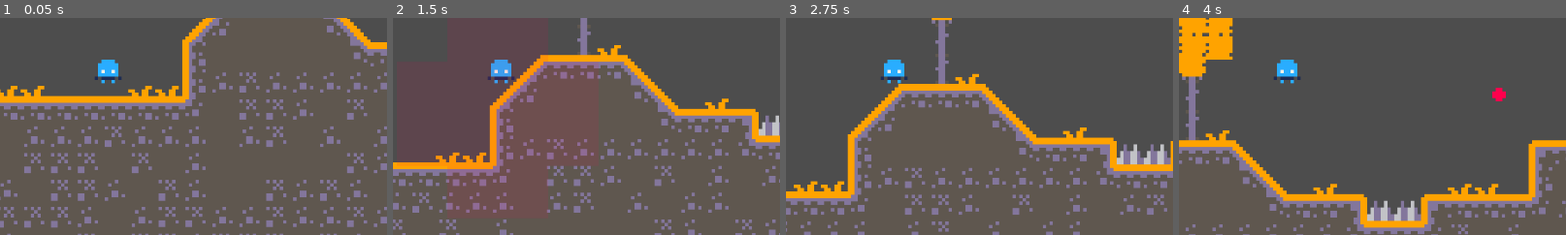
Above: before the commit, frames 1-4 (left to right).
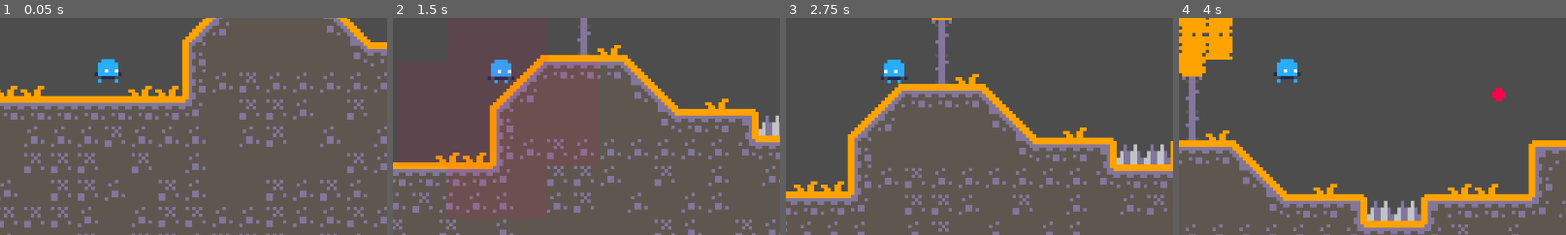
Above: after the commit, the same moments.

Repository: Mikulex/RocketJump
Game: Godot game, scene res://scenes/levels/level1.tscn
Same seed, same stepped clock (60 frames per second), same inputs: the game is played once before the commit and once after it.
Inputs (mouse positions are % of the whole screen's width and height, from its top left):
- Up to frame 1 (0.05 s): no input
- Up to frame 2 (1.5 s): tap Enter at 0.5 s; move the mouse to (72, 45) at 0.52 s; press the mouse at (72, 45) at 0.53 s; hold D (move_right) from 0.53 s (still down); tap W (move_up) at 0.77 s; move the mouse to (30, 55) at 1.27 s; release the mouse at (30, 55) at 1.28 s; click (30, 55) at 1.35 s
- Up to frame 3 (2.75 s): tap W (move_up) at 1.52 s; move the mouse to (60, 28) at 2.02 s; release D (move_right) at 2.03 s; press the mouse at (60, 28) at 2.03 s; hold A (move_left) from 2.03 s (still down)
- Up to frame 4 (4 s): move the mouse to (45, 70) at 2.77 s; release A (move_left) at 2.78 s; release the mouse at (45, 70) at 2.78 s; hold D (move_right) from 2.78 s (still down); click (45, 70) at 2.85 s; tap W (move_up) at 3.02, 3.77 s; move the mouse to (80, 65) at 3.52 s; press the mouse at (80, 65) at 3.53 s
The pictures show only the part of the screen within x 36-86%, y 50-100%; the shares and areas given below are measured in that part.

The runs differ from the first frame. In frame 1, 0.2% of the frame differs, in the area x 24-32%, y 18-31%; in frame 2, less than 0.1%; in frame 3, less than 0.1%; in frame 4, 0.2%.

Commit message:
add sprites for movement

Diff:
--- a/scenes/player.tscn
+++ b/scenes/player.tscn
@@ -1,10 +1,78 @@
-[gd_scene load_steps=4 format=3 uid="uid://bohwywdmcako3"]
+[gd_scene load_steps=9 format=3 uid="uid://bohwywdmcako3"]
 
 [ext_resource type="Script" uid="uid://chh6muwkkncob" path="res://scripts/player.gd" id="1_g2els"]
 [ext_resource type="Texture2D" uid="uid://dleown0m1k8xh" path="res://assets/kenney_pico-8-platformer/Transparent/Tilemap/tilemap_packed.png" id="2_g2els"]
 
 [sub_resource type="RectangleShape2D" id="RectangleShape2D_qhqgy"]
 size = Vector2(8, 7.2226563)
+
+[sub_resource type="Animation" id="Animation_g2els"]
+resource_name = "Walk"
+tracks/0/type = "value"
+tracks/0/imported = false
+tracks/0/enabled = true
+tracks/0/path = NodePath("Sprite:region_rect")
+tracks/0/interp = 1
+tracks/0/loop_wrap = true
+tracks/0/keys = {
+"times": PackedFloat32Array(0),
+"transitions": PackedFloat32Array(1),
+"update": 0,
+"values": [Rect2(8, 56.948498, 8, 7.051502)]
+}
+
+[sub_resource type="Animation" id="Animation_qhqgy"]
+length = 0.001
+tracks/0/type = "value"
+tracks/0/imported = false
+tracks/0/enabled = true
+tracks/0/path = NodePath("Sprite:region_rect")
+tracks/0/interp = 1
+tracks/0/loop_wrap = true
+tracks/0/keys = {
+"times": PackedFloat32Array(0),
+"transitions": PackedFloat32Array(1),
+"update": 0,
+"values": [Rect2(0, 56.948498, 8, 7.051502)]
+}
+
+[sub_resource type="Animation" id="Animation_dqkch"]
+resource_name = "jump"
+tracks/0/type = "value"
+tracks/0/imported = false
+tracks/0/enabled = true
+tracks/0/path = NodePath("Sprite:region_rect")
+tracks/0/interp = 1
+tracks/0/loop_wrap = true
+tracks/0/keys = {
+"times": PackedFloat32Array(0),
+"transitions": PackedFloat32Array(1),
+"update": 0,
+"values": [Rect2(16, 56, 8, 7)]
+}
+
+[sub_resource type="Animation" id="Animation_qlg0r"]
+resource_name = "Idle"
+tracks/0/type = "value"
+tracks/0/imported = false
+tracks/0/enabled = true
+tracks/0/path = NodePath("Sprite:region_rect")
+tracks/0/interp = 1
+tracks/0/loop_wrap = true
+tracks/0/keys = {
+"times": PackedFloat32Array(0),
+"transitions": PackedFloat32Array(1),
+"update": 0,
+"values": [Rect2(0, 56.948498, 8, 7.051502)]
+}
+
+[sub_resource type="AnimationLibrary" id="AnimationLibrary_qlg0r"]
+_data = {
+&"Idle": SubResource("Animation_qlg0r"),
+&"Jump": SubResource("Animation_dqkch"),
+&"RESET": SubResource("Animation_qhqgy"),
+&"Walk": SubResource("Animation_g2els")
+}
 
 [node name="Player" type="CharacterBody2D" groups=["Player"]]
 collision_mask = 2
@@ -16,7 +84,7 @@
 position = Vector2(0, 0.02734375)
 shape = SubResource("RectangleShape2D_qhqgy")
 
-[node name="Icon" type="Sprite2D" parent="."]
+[node name="Sprite" type="Sprite2D" parent="."]
 position = Vector2(0, 3.5)
 texture = ExtResource("2_g2els")
 offset = Vector2(0, -3.5)
@@ -36,4 +104,9 @@
 position = Vector2(0, -16)
 zoom = Vector2(5, 5)
 
+[node name="AnimationPlayer" type="AnimationPlayer" parent="."]
+libraries = {
+&"": SubResource("AnimationLibrary_qlg0r")
+}
+
 [connection signal="body_entered" from="HitArea" to="." method="_on_area_2d_body_entered"]
--- a/scripts/player.gd
+++ b/scripts/player.gd
@@ -9,11 +9,14 @@
 
 @onready var bullet: PackedScene = preload("res://scenes/bullet.tscn")
 @onready var hurtbox: Area2D = $HitArea
+@onready var animation_player: AnimationPlayer = $AnimationPlayer
+@onready var sprite: Sprite2D = $Sprite
 
 var cooldown = SHOOT_RATE
+var input: float
 
 func _physics_process(delta: float) -> void:
-	var input: float = Input.get_axis("move_left", "move_right")
+	input = Input.get_axis("move_left", "move_right")
 	if input:
 		if velocity.x * input < MAX_SPEED or is_on_floor():
 			velocity.x = lerp(velocity.x, input * MAX_SPEED, ACCEL * delta)
@@ -25,12 +28,19 @@
 	elif not is_on_floor():
 		velocity.y += FALL_SPEED * delta
 
-	if is_on_ceiling_only():
-		print("ceiling detected")
-
 	move_and_slide()
 
 func _process(delta: float) -> void:
+	if not is_on_floor():
+		animation_player.play("Jump")
+	elif input:
+		animation_player.play("Walk")
+	else:
+		animation_player.play("Idle")
+
+	if velocity.x != 0:
+		sprite.flip_h = velocity.x < 0
+
 	if Input.is_action_pressed("shoot") and cooldown >= SHOOT_RATE:
 		var new_bullet = bullet.instantiate()
 		new_bullet.direction = global_position.direction_to(get_global_mouse_position())
